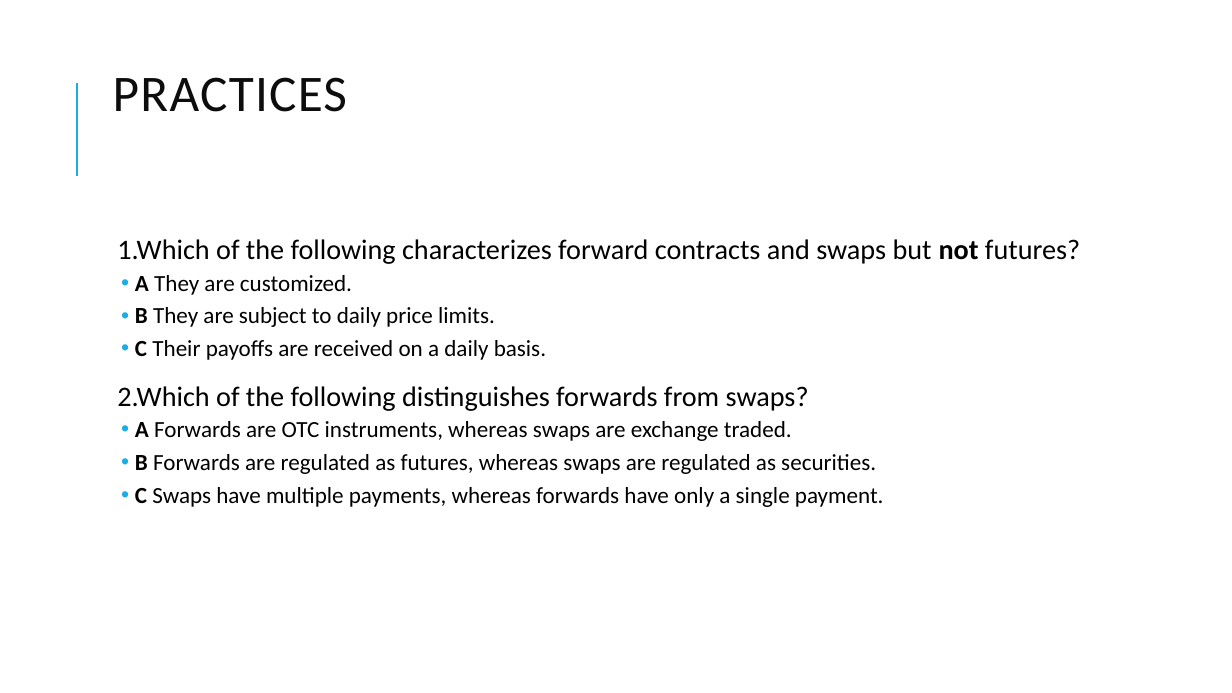
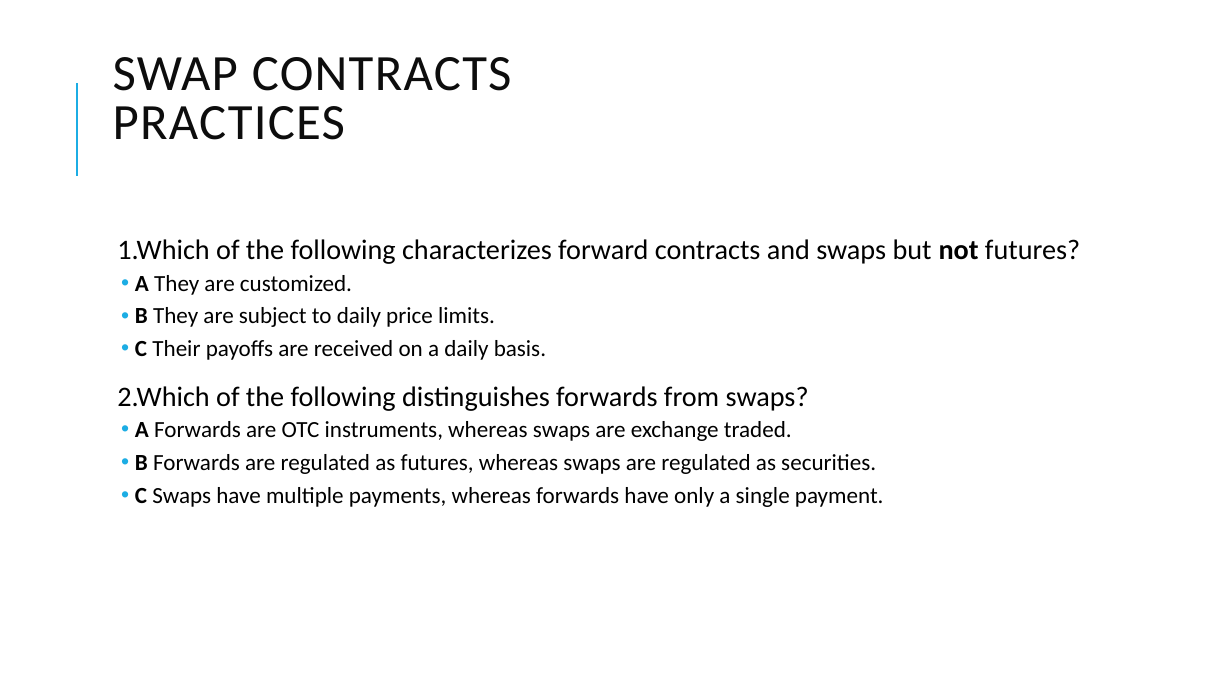
Before and after one commit to Isco0530/data, a slide deck: slide 24 of Derivatives.pptx (slide 22 before the commit). Drawn at 1232x693 pixels with LibreOffice and Linux fonts; fonts in the diff are those of the drawing. Boxes give left, top, right and bottom in pixels: in the first picture for what was removed or moved away, otherwise in the second. Text is boxed around its words. In the diff, an @@ line names an element or a change of style, - is before the commit and + after.

```diff
--- a/Derivatives.pptx
+++ b/Derivatives.pptx
@@ title at (113,57,512,140): text changed; size 40 to 39.6 pt @@
-PRACTICES
+SWAP CONTRACTS
+PRACTICES
```
Also in this commit, not shown: 12 other slides changed, 2 slides added.
